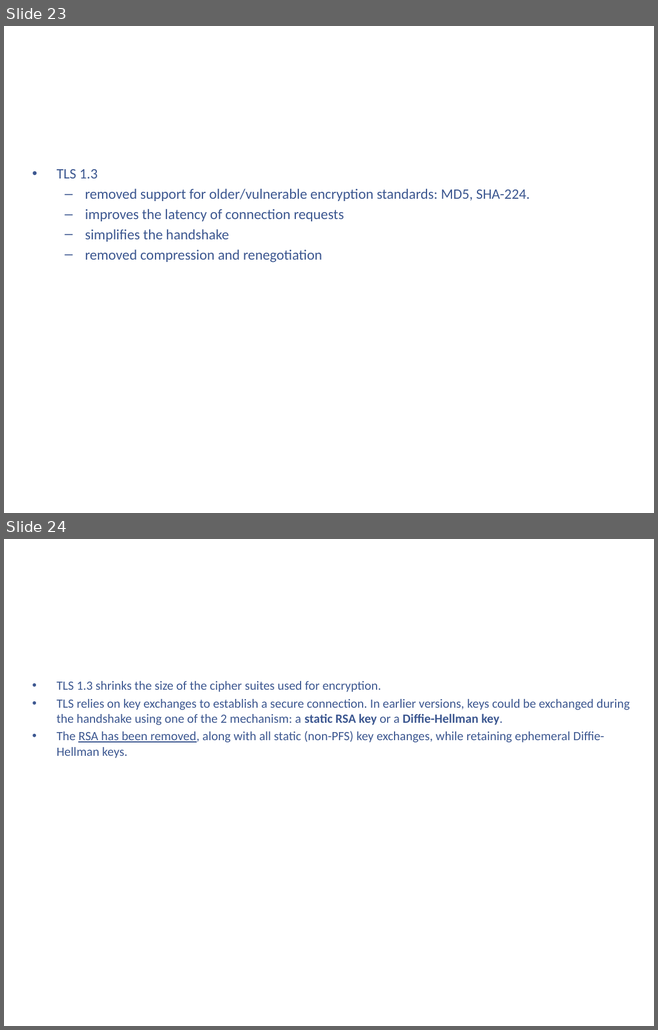
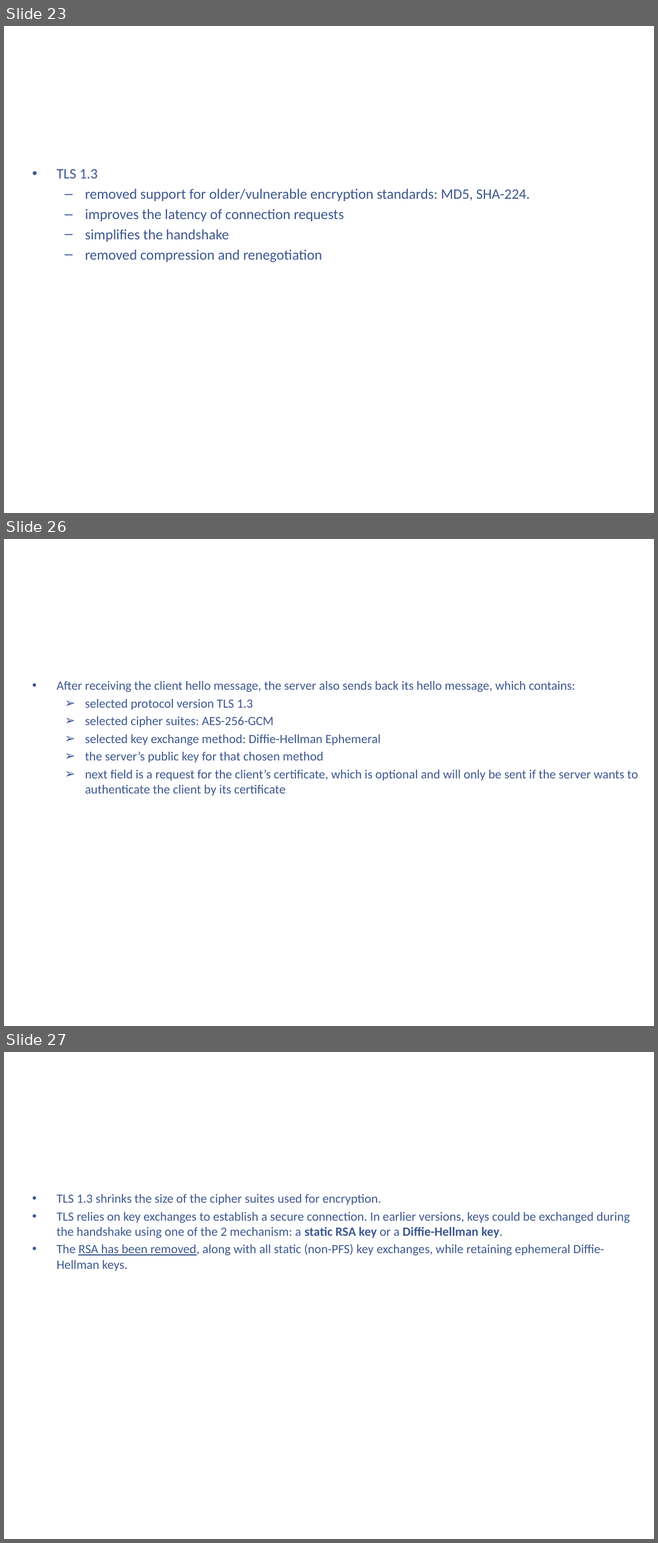
Before and after one commit to kenshincommon/ppts, a slide deck: Presentations/TLS 1.3/TLS 1.3.pptx. Shown one above the other, each under a label of ours: slides 23 and 24 before the commit, slides 23, 26 and 27 after it; the slides between them are not shown. The pictures are 658x1030 and 658x1543 pixels, drawn with LibreOffice and Linux fonts; fonts in the diff are those of the drawing; background and template pictures are left out. Boxes give left, top, right and bottom in pixels: in the first picture for what was removed or moved away, otherwise in the second. Text is boxed around its words. In the diff, an @@ line names an element or a change of style, - is before the commit and + after.

```diff
--- a/Presentations/TLS 1.3/TLS 1.3.pptx
+++ b/Presentations/TLS 1.3/TLS 1.3.pptx
@@ slide 26 added at (x1=4, y1=539, x2=654, y2=1026), background picture (left out) @@
@@ title added at (x1=36, y1=559, x2=621, y2=640), 44 pt, text #FFFFFF @@
+Core (cont.)
@@ text added at (x1=57, y1=681, x2=638, y2=796), 14 pt, text #3C5790 @@
+• After receiving the client hello message, the server also sends back its hello message, which contains:
+  ➢ selected protocol version TLS 1.3
+  ➢ selected cipher suites: AES-256-GCM
+  ➢ selected key exchange method: Diffie-Hellman Ephemeral
+  ➢ the server’s public key for that chosen method
+  ➢ next field is a request for the client’s certificate, which is optional and will only be sent if the server wants to authenticate the client by its certificate
@@ what was slide 24 is now slide 27 @@
```
Also in this commit, not shown: 2 slides changed, 2 other slides added, 3 other files.
